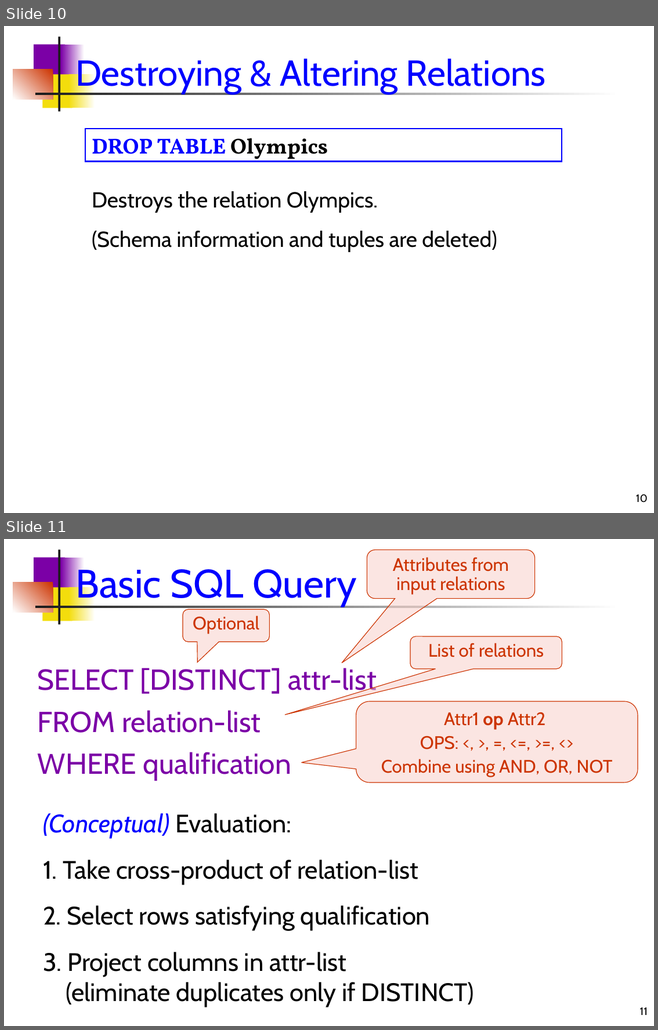
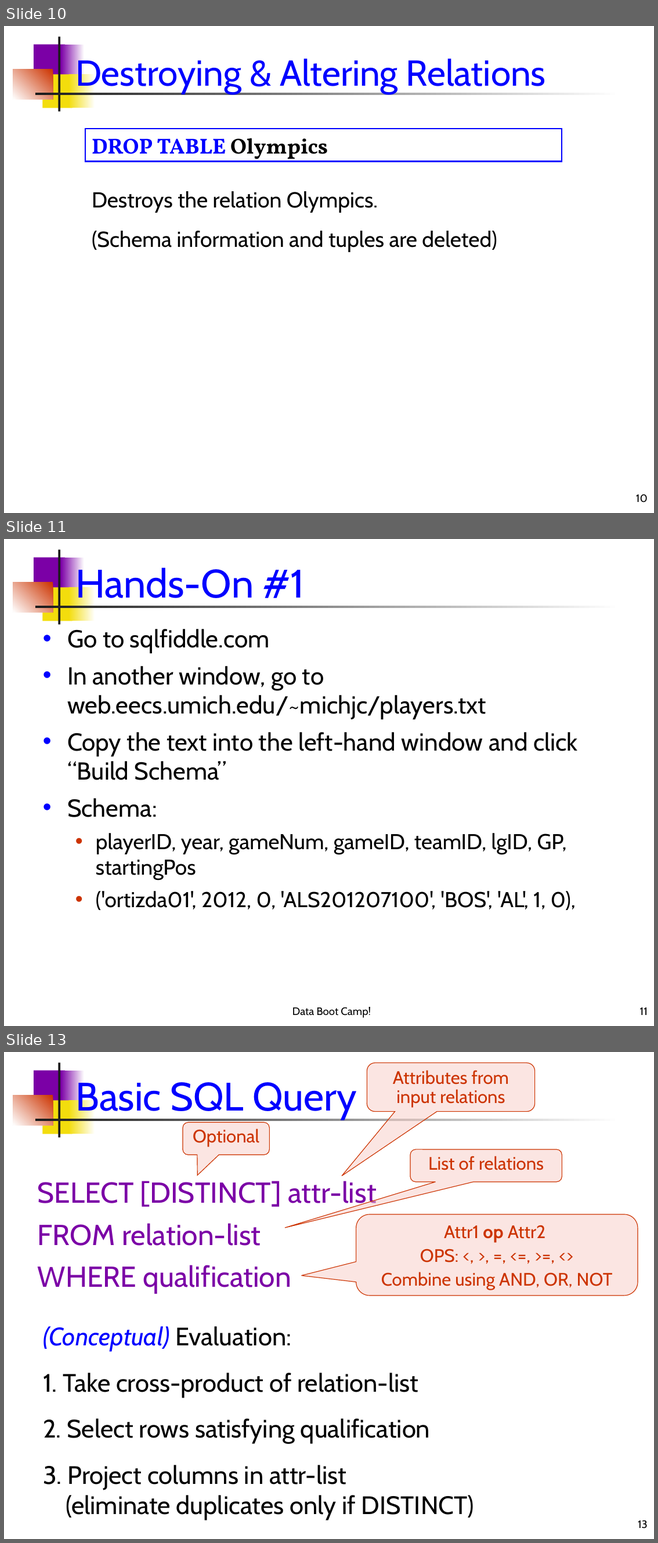
Before and after one commit to dssg/dssg-training-workshop-2015, a slide deck: slides/introductionToSQL.ppt. Shown one above the other, each under a label of ours: slides 10 and 11 before the commit, slides 10, 11 and 13 after it; the slides between them are not shown. The pictures are 658x1030 and 658x1543 pixels, drawn with LibreOffice and Linux fonts; fonts in the diff are those of the drawing. Boxes give left, top, right and bottom in pixels: in the first picture for what was removed or moved away, otherwise in the second. Text is boxed around its words. In the diff, an @@ line names an element or a change of style, - is before the commit and + after.

```diff
--- a/slides/introductionToSQL.ppt
+++ b/slides/introductionToSQL.ppt
@@ slide 11 added at (4, 539, 654, 1026), background #FFFFFF; not listed: 7 template elements that a slide beside it also shows @@
@@ title added at (75, 565, 304, 607), 44 pt, text #0000FF @@
+Hands-On #1
@@ text added at (67, 629, 577, 910), 27.2 pt, text #000000 @@
+• Go to sqlfiddle.com
+• In another window, go to web.eecs.umich.edu/~michjc/players.txt
+• Copy the text into the left-hand window and click “Build Schema”
+• Schema:
+  • playerID, year, gameNum, gameID, teamID, lgID, GP, startingPos
+  • ('ortizda01', 2012, 0, 'ALS201207100', 'BOS', 'AL', 1, 0),
@@ text added at (292, 1007, 371, 1018), 12 pt, text #000000 @@
+Data Boot Camp!
@@ page number added at (640, 1008, 647, 1015), 12 pt, text #000000 @@
+11
@@ what was slide 11 is now slide 13 @@
@@ page number at (637, 1520, 647, 1529): text changed @@
-11
+13
```
Also in this commit, not shown: 1 slide changed, 10 other slides added, 3 slides removed, 2 other files.
